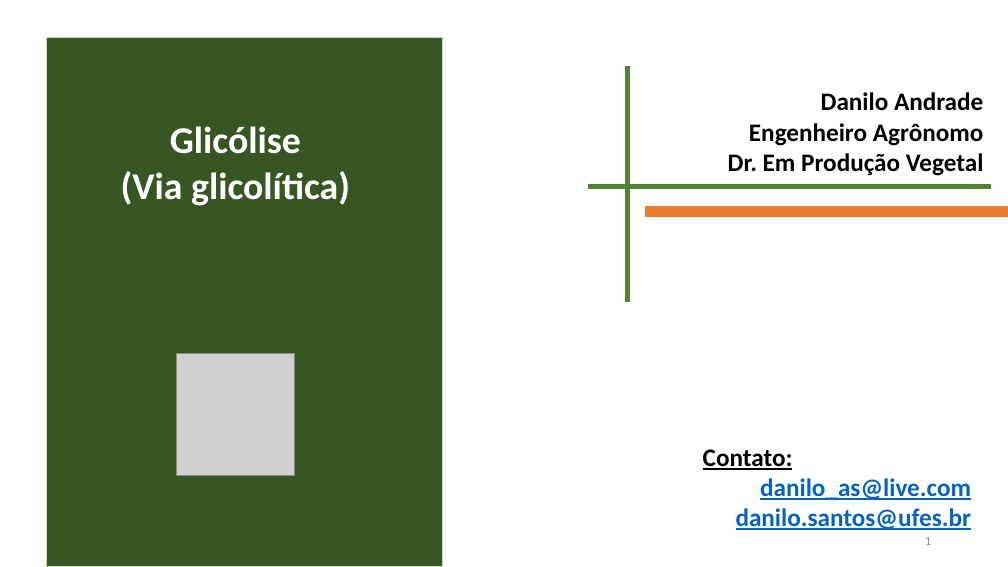
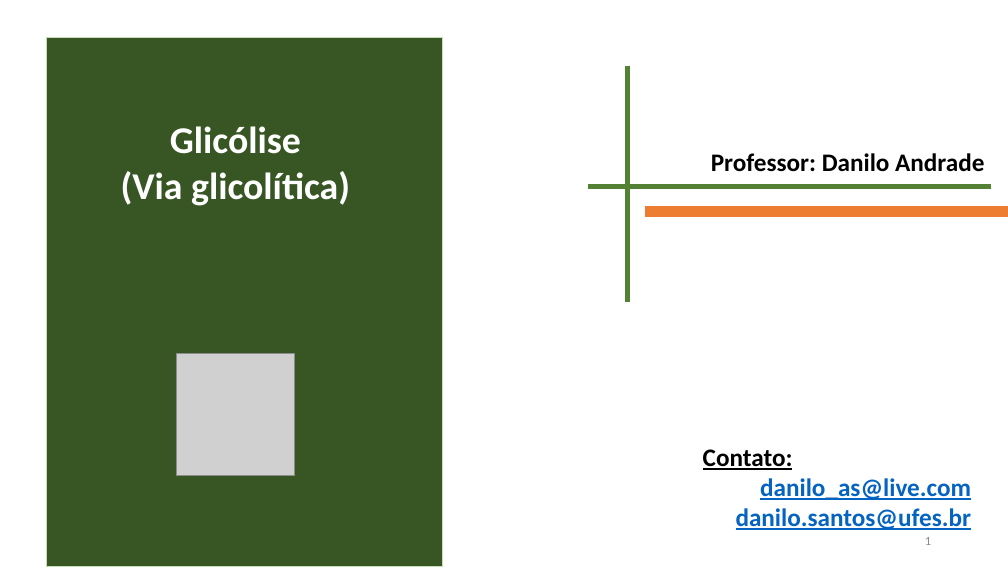
Before and after one commit to daniloasdotcom/Bioquimica-com-Danilo, a slide deck: slide 1 of static/aulas/glicolise.pptx. Drawn at 1008x567 pixels with LibreOffice and Linux fonts; fonts in the diff are those of the drawing; grey boxes stand for pictures. Boxes give left, top, right and bottom in pixels: in the first picture for what was removed or moved away, otherwise in the second. Text is boxed around its words. In the diff, an @@ line names an element or a change of style, - is before the commit and + after.

```diff
--- a/static/aulas/glicolise.pptx
+++ b/static/aulas/glicolise.pptx
@@ text at [711,153,984,172]: text changed @@
-Danilo Andrade
-Engenheiro Agrônomo
-Dr. Em Produção Vegetal
+Professor: Danilo Andrade
```
Also in this commit, not shown: 15 other slides changed, 25 other files.
